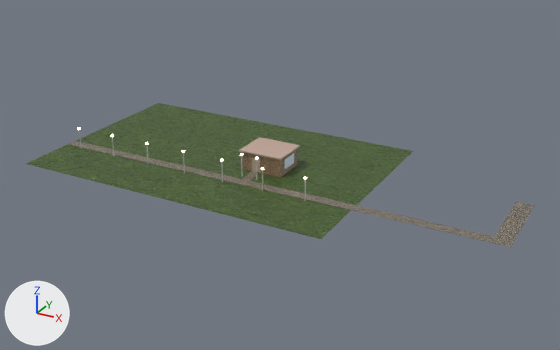
The FBX model Assets/Models/Hausmeisterhaus_new.fbx: old version first, new version second.
Camera for both pictures: a 50 mm lens placed at (73.0, -101.4, 47.9), pointed at (19.8, -4.6, -0.4). Lighting does not change. The marker at lower left points along +X, +Y and +Z. The picture after the commit comes second. Where no turn or scale is listed for an object, it has been applied to the vertices.

In view in the first picture: 'HM_Back.002', 'HM_Dach.001', 'HM_Right.001', 'HM_WinS', 'Rasen', 'Tur', 'Weg_Abzw_1', 'Weg_Haupt', 'Weg_Haupt__1_', 'Weg_Haupt__2_'.
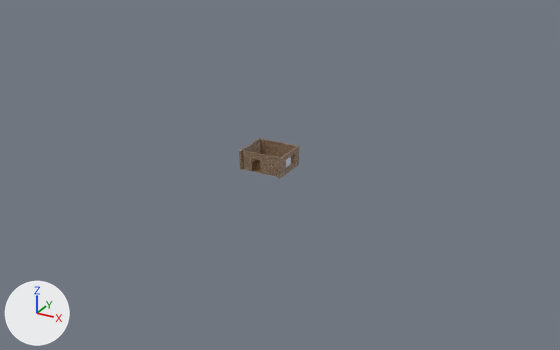
Changed parts and their boxes (x1, y1, x2, y2) in the pictures (560 x 350 px):
'Rasen', deleted (green): before (26, 103, 413, 239)
'Weg_Haupt', deleted: before (69, 141, 356, 210)
'Weg_Haupt__1_', deleted: before (351, 205, 514, 247)
'HM_Dach.001', deleted (beige): before (239, 137, 300, 160)
'Weg_Haupt__2_', deleted: before (494, 202, 535, 241)
'HM_Wall_Front', added (brown): after (242, 150, 279, 177)
'HM_Back.002', deleted (brown): before (242, 152, 281, 177)
'HM_Wall_Back', added (brown): after (260, 139, 297, 164)
'HM_Wall_Left', added: after (278, 146, 299, 178)
'HM_Wall_Right', added: after (239, 138, 261, 170)
'HM_Right.001', deleted: before (281, 148, 298, 177)
'Tur', deleted: before (252, 158, 261, 173)
'HM_WinS', moved, rescaled: before (285, 153, 294, 169); after (286, 157, 291, 168)
'Weg_Abzw_1', deleted: before (242, 171, 260, 181)

The change, as a diff of the scene's bpy script:
```diff
--- a/Assets/Models/Hausmeisterhaus_new.fbx.py
+++ b/Assets/Models/Hausmeisterhaus_new.fbx.py
@@ ob_hm_right_001 @@
-ob_hm_right_001 = bpy.data.objects.new('HM_Right.001', me_plane_006)
@@ ob_weg_haupt__1 @@
-ob_weg_haupt__1 = bpy.data.objects.new('Weg_Haupt__1_', me_scene_036)
@@ ob_rasen @@
-ob_rasen = bpy.data.objects.new('Rasen', me_scene_034)
@@ ob_hm_back_002 @@
-ob_hm_back_002 = bpy.data.objects.new('HM_Back.002', me_plane_007)
@@ ob_hm_wins @@
 ob_hm_wins = bpy.data.objects.new('HM_WinS', me_scene_069)
-ob_hm_wins.location = (20.8, -3.3, 1.6)
+ob_hm_wins.location = (20.5, -3.9, 1.3)
 ob_hm_wins.rotation_euler = (0.000345, 0.0, 0.0)  # degrees (0, 0, 0)
-ob_hm_wins.scale = (0.234, 6.24, 2.76)
+ob_hm_wins.scale = (0.418, 6.24, 2.76)
@@ ob_tur @@
-ob_tur = bpy.data.objects.new('Tur', me_scene_067)
@@ ob_weg_haupt__2 @@
-ob_weg_haupt__2 = bpy.data.objects.new('Weg_Haupt__2_', me_scene_036)
@@ ob_weg_abzw_1 @@
-ob_weg_abzw_1 = bpy.data.objects.new('Weg_Abzw_1', me_scene_035)
@@ ob_weg_haupt @@
-ob_weg_haupt = bpy.data.objects.new('Weg_Haupt', me_scene_036)
@@ ob_hm_dach_001 @@
-ob_hm_dach_001 = bpy.data.objects.new('HM_Dach.001', me_scene_062)
@@ ob_hm_wall_back @@
+ob_hm_wall_back = bpy.data.objects.new('HM_Wall_Back', me_cube_004)  # a box spanning x -3.32..3.32, y -0.15..0.15, z -1.56..1.56
+ob_hm_wall_back.location = (17.4, -0.6, 1.6)
@@ ob_hm_wall_right @@
+ob_hm_wall_right = bpy.data.objects.new('HM_Wall_Right', me_cube_003)  # a box spanning x -0.15..0.15, y -3.15..3.15, z -1.56..1.56
+ob_hm_wall_right.location = (14.0, -3.5, 1.6)
@@ ob_hm_wall_front @@
+ob_hm_wall_front = bpy.data.objects.new('HM_Wall_Front', me_cube_005)  # 16 vertices, 12 faces; spans x -3.27..3.27, y -0.15..0.15, z -1.56..1.56
+ob_hm_wall_front.location = (17.4, -6.2, 1.6)
@@ ob_hm_wall_left @@
+ob_hm_wall_left = bpy.data.objects.new('HM_Wall_Left', me_cube)  # 16 vertices, 12 faces; spans x -0.15..0.15, y -3.15..3.15, z -1.56..1.56
+ob_hm_wall_left.location = (20.8, -3.5, 1.6)
```
